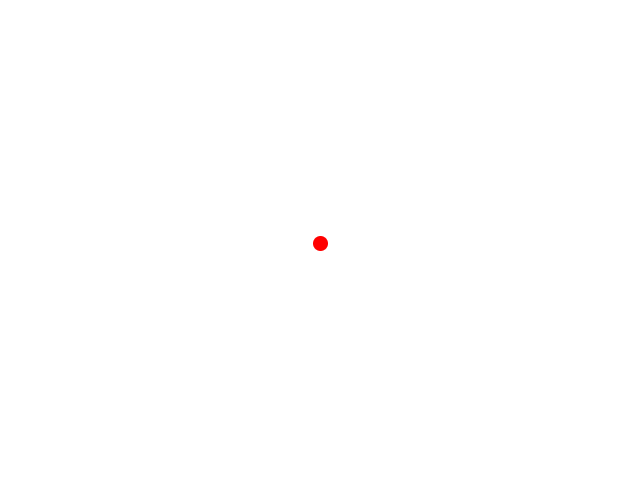
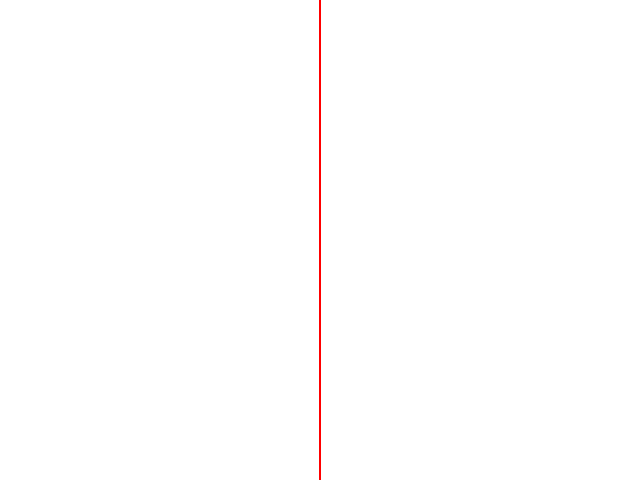
Revision of a layered 640 x 480 image; what changed, layer by layer:
painted on "Layer" over [313, 0, 328, 480]
